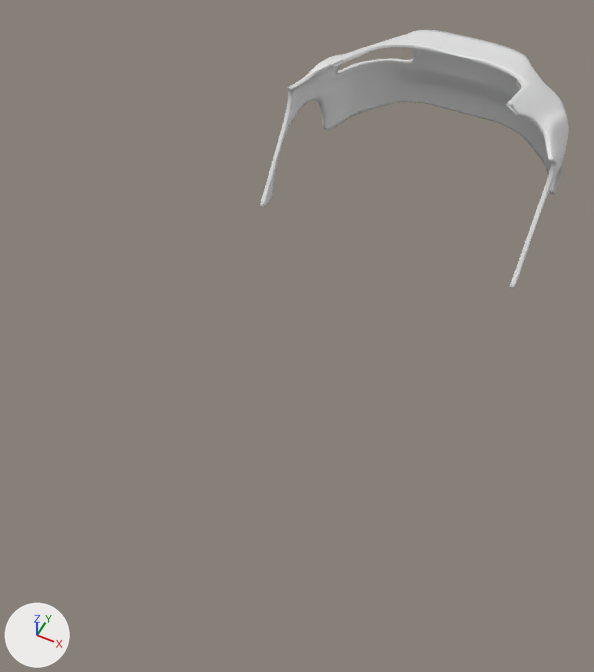
The Blender file tesla.blend: old version first, new version second.
The view is the same before and after, from a camera (50 mm lens) standing at (2.03, -4.85, 4.99) and looking at (-0.1, -0.61, -0.32). Every picture has the same lights, and +X, +Y and +Z are marked at lower left.

Names of what the first picture shows: 'Parte de abajo'.
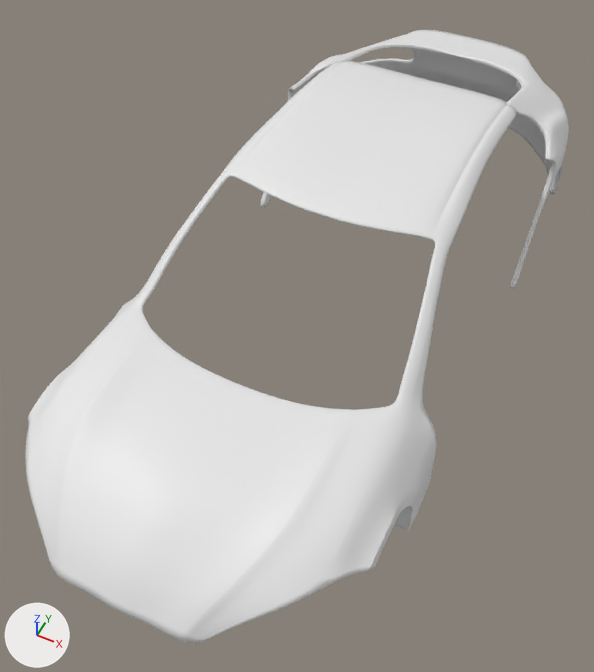
What differs and where, as boxes [x1, y1, x2, y2] in the pictures (594 x 672 px):
```json
{"object": "Parte de arriba", "change": "shown", "after": [26, 61, 517, 644]}
```

Edits to the scene script, one JSON object a line:
```json
{"op": "remove", "block": "ob_parte_de_arriba", "code": "ob_parte_de_arriba.hide_set(True)"}
```
